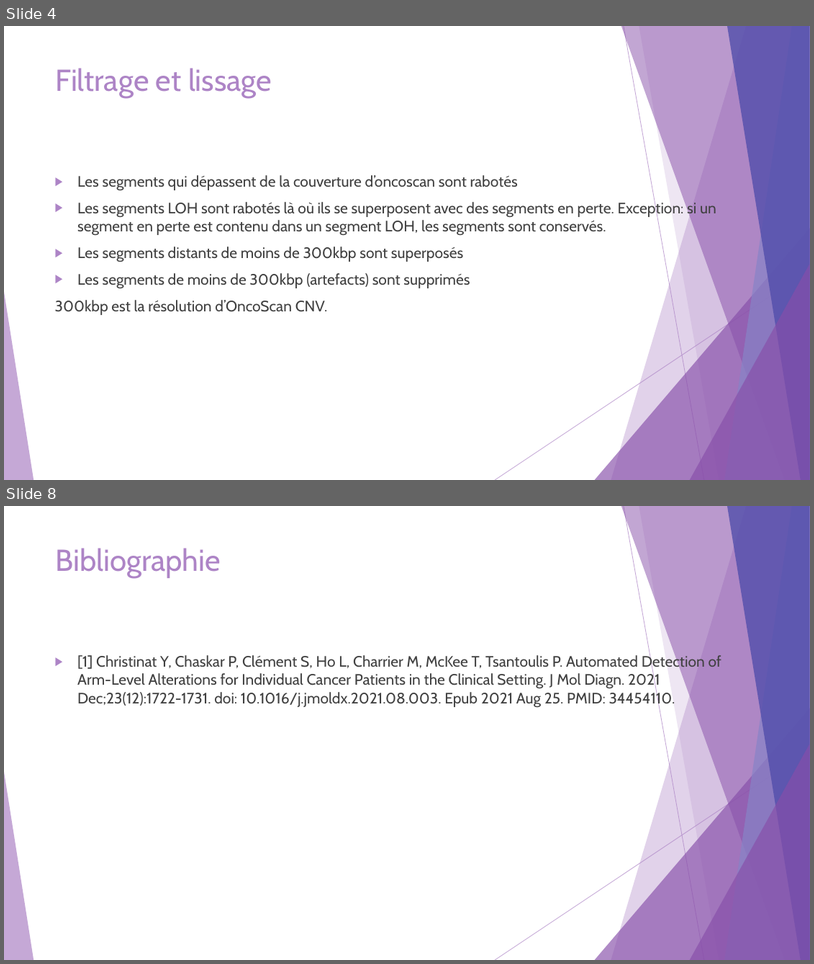
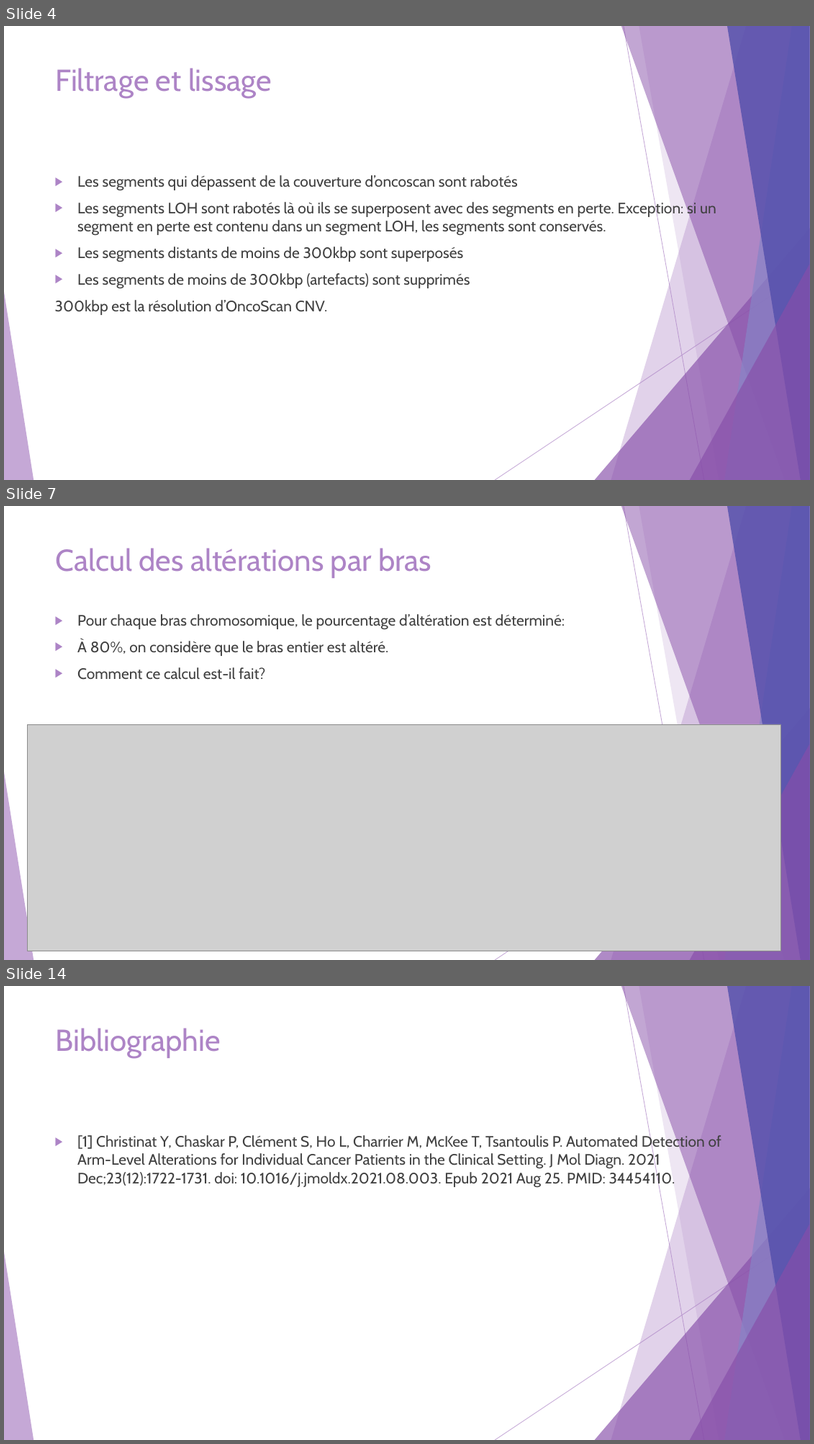
Before and after one commit to Elie-Bordron/DEA-dataviz, a slide deck: docs/docs_I_made/slides/OncoscanR.pptx. Shown one above the other, each under a label of ours: slides 4 and 8 before the commit, slides 4, 7 and 14 after it; the slides between them are not shown. The pictures are 814x964 and 814x1444 pixels, drawn with LibreOffice and Linux fonts; fonts in the diff are those of the drawing; grey boxes stand for pictures. Boxes give left, top, right and bottom in pixels: in the first picture for what was removed or moved away, otherwise in the second. Text is boxed around its words. In the diff, an @@ line names an element or a change of style, - is before the commit and + after.

```diff
--- a/docs/docs_I_made/slides/OncoscanR.pptx
+++ b/docs/docs_I_made/slides/OncoscanR.pptx
@@ slide 7 added at bbox=[4, 506, 810, 960], background #FFFFFF; not listed: 10 template elements that a slide beside it also shows @@
@@ title added at bbox=[55, 548, 432, 578], 36 pt, text #AD84C6 @@
+Calcul des altérations par bras
@@ text added at bbox=[77, 614, 565, 680], 18 pt, text #404040 @@
+▶ Pour chaque bras chromosomique, le pourcentage d’altération est déterminé:
+▶ À 80%, on considère que le bras entier est altéré.
+▶ Comment ce calcul est-il fait?
@@ picture added at bbox=[28, 724, 782, 951] @@
@@ what was slide 8 is now slide 14 @@
```
Also in this commit, not shown: 3 slides changed, 6 other slides added, 1 slide removed, 33 other files.
